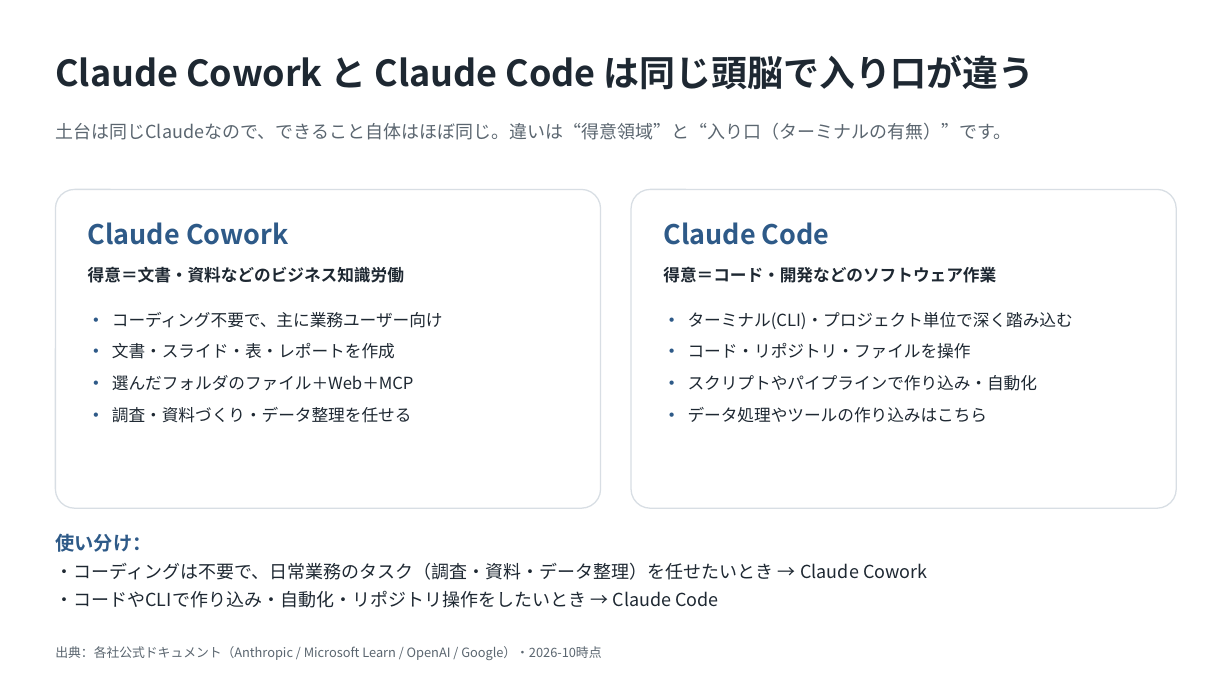
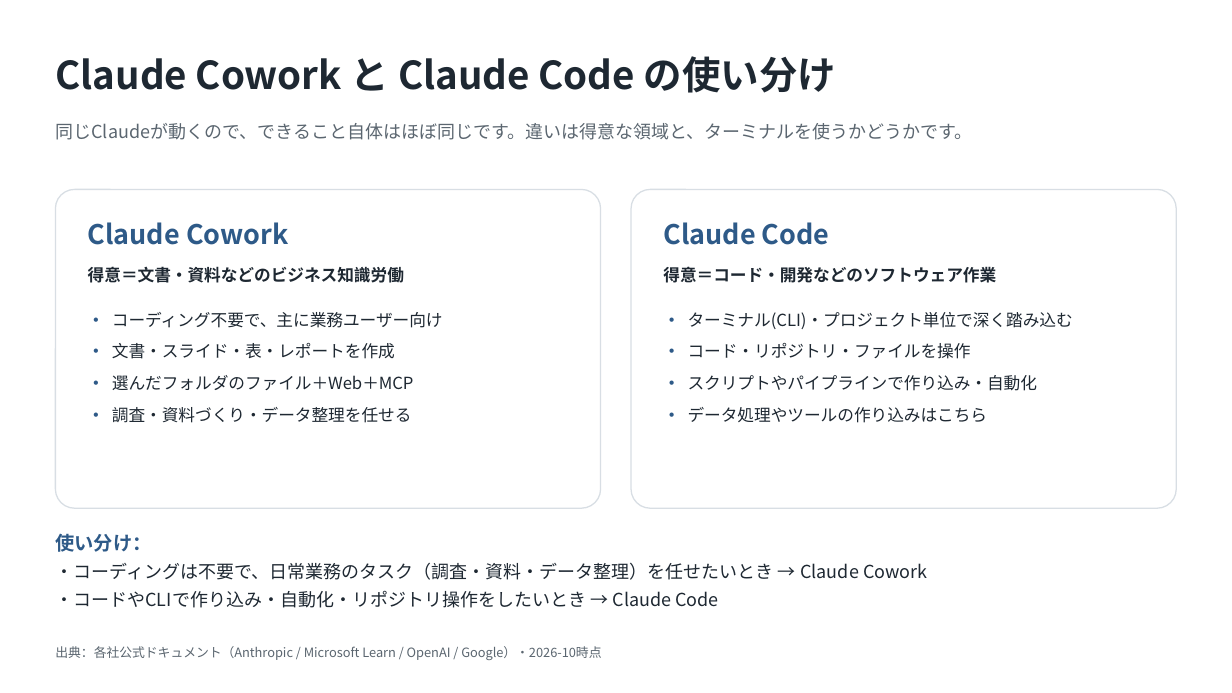
Before and after one commit to ctc-itkr/claude-hands-on, a slide deck: slide 4 of docs/03_参考資料/Copilot_Cowork_競合比較.pptx. Drawn at 1232x693 pixels with LibreOffice and Linux fonts; fonts in the diff are those of the drawing. Boxes give left, top, right and bottom in pixels: in the first picture for what was removed or moved away, otherwise in the second. Text is boxed around its words. In the diff, an @@ line names an element or a change of style, - is before the commit and + after.

```diff
--- a/docs/03_参考資料/Copilot_Cowork_競合比較.pptx
+++ b/docs/03_参考資料/Copilot_Cowork_競合比較.pptx
@@ text at (x1=55, y1=56, x2=836, y2=93): text changed; size 28 to 30 pt @@
-Claude Cowork と Claude Code は同じ頭脳で入り口が違う
+Claude Cowork と Claude Code の使い分け
@@ text at (x1=55, y1=123, x2=973, y2=140): text changed @@
-土台は同じClaudeなので、できること自体はほぼ同じ。違いは“得意領域”と“入り口（ターミナルの有無）”です。
+同じClaudeが動くので、できること自体はほぼ同じです。違いは得意な領域と、ターミナルを使うかどうかです。
```
Also in this commit, not shown: 1 other slide changed.
